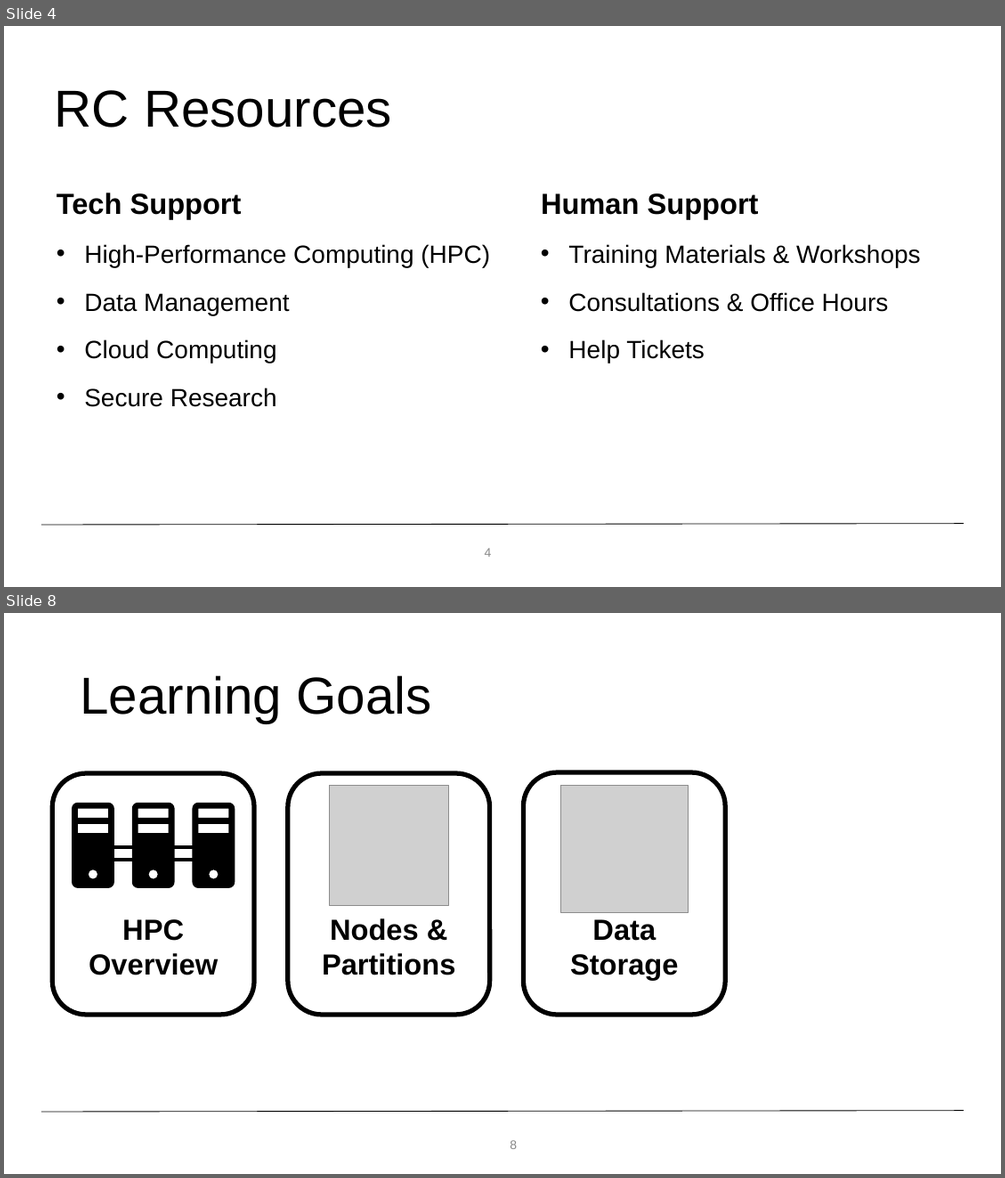
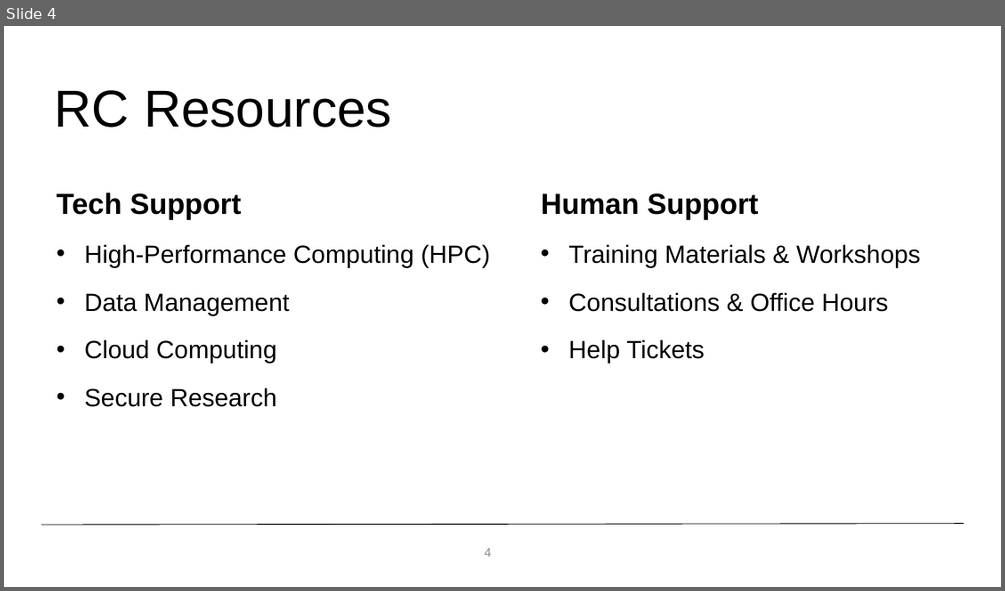
Before and after one commit to ResearchComputing/New_User_Seminar, a slide deck: Alpine_New_User_Seminar.pptx. Shown one above the other, each under a label of ours: slides 4 and 8 before the commit, slide 4 after it; the slides between them are not shown. The pictures are 1005x1178 and 1005x591 pixels, drawn with LibreOffice and Linux fonts; fonts in the diff are those of the drawing; grey boxes stand for pictures; background and template pictures are left out. Boxes give left, top, right and bottom in pixels: in the first picture for what was removed or moved away, otherwise in the second. Text is boxed around its words. In the diff, an @@ line names an element or a change of style, - is before the commit and + after.

```diff
--- a/Alpine_New_User_Seminar.pptx
+++ b/Alpine_New_User_Seminar.pptx
@@ slide 8 removed at (x1=4, y1=613, x2=1001, y2=1174), background #FFFFFF; not listed: 1 template element that a slide beside it also shows @@
@@ title removed at (x1=80, y1=675, x2=432, y2=723) @@
-Learning Goals
@@ rounded rectangle removed at (x1=524, y1=772, x2=726, y2=1014) @@
@@ rounded rectangle removed at (x1=53, y1=773, x2=254, y2=1014) @@
@@ rounded rectangle removed at (x1=288, y1=773, x2=490, y2=1014) @@
@@ picture removed at (x1=329, y1=786, x2=449, y2=906) @@
@@ picture removed at (x1=561, y1=785, x2=688, y2=912) @@
@@ group removed at (x1=72, y1=803, x2=235, y2=887): 3 freeform shapes, 1 rectangle @@
@@ text removed at (x1=89, y1=919, x2=218, y2=975) @@
-HPC
-Overview
@@ text removed at (x1=322, y1=918, x2=455, y2=975) @@
-Nodes &
-Partitions
@@ text removed at (x1=570, y1=919, x2=678, y2=980) @@
-Data
-Storage
@@ page number removed at (x1=510, y1=1140, x2=517, y2=1149) @@
-8
```
Also in this commit, not shown: 13 slides changed, 8 other slides removed, 1 other file.
